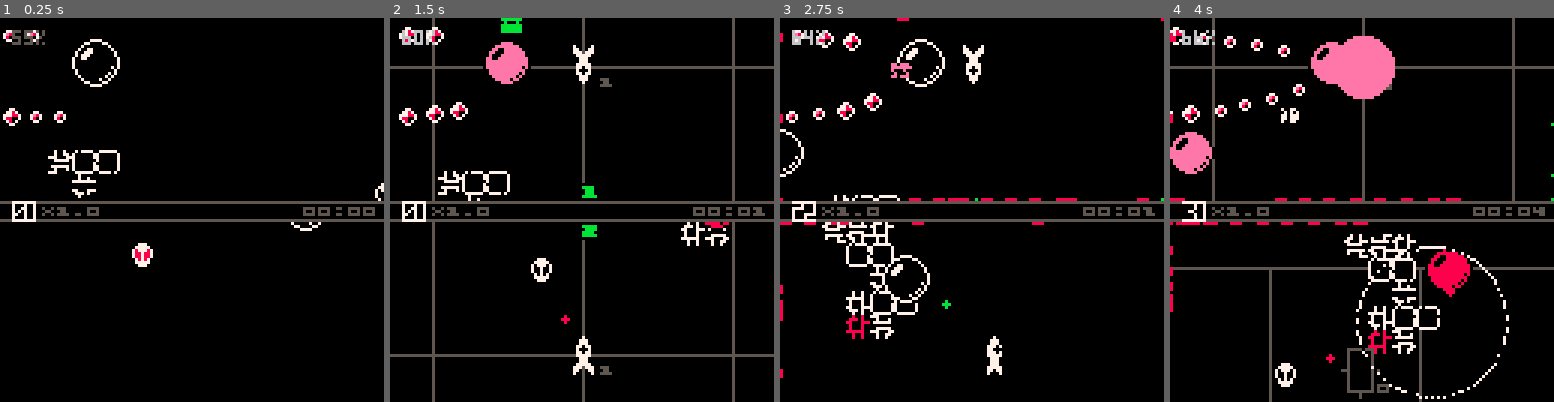
Above: before the commit, frames 1-4 (left to right).
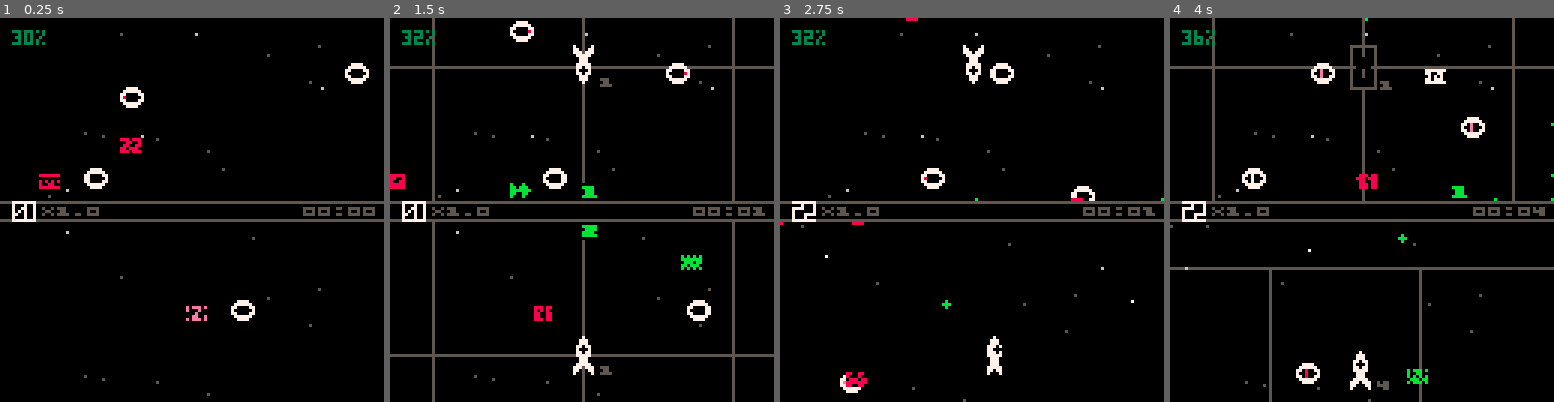
Above: after the commit, the same moments.

Repository: catnipped/friendlyfire
Game: PICO-8 cartridge friendlyfire.p8
Same seed, same stepped clock (60 frames per second), same inputs: the game is played once before the commit and once after it.
Inputs:
- Up to frame 1 (0.25 s): no input
- Up to frame 2 (1.5 s): tap X (X key) at 0.33, 1.07 s; tap O (Z key) at 0.7 s
- Up to frame 3 (2.75 s): hold Right 1.6-2.1 s; tap O (Z key) at 1.7, 2.1, 2.5 s; tap X (X key) at 1.85 s; hold Up 2.15-2.42 s; hold Right from 2.47 s (still down)
- Up to frame 4 (4 s): tap O (Z key) at 2.9, 3.3, 3.7 s; tap X (X key) at 2.97 s; release Right at 3.03 s; hold Left 3.08-3.58 s; hold Down 3.63-3.97 s

The runs differ from the first frame. In frame 1, 3.0% of the frame differs, in the area x 0-100%, y 3-99%; in frame 2, 4.1%; in frame 3, 4.7%; in frame 4, 10%, in the area x 0-89%, y 0-100%.

Commit message:
wavesystem pass

Diff:
--- a/friendlyfire.p8
+++ b/friendlyfire.p8
@@ -91,7 +91,7 @@
 		projectiles = {},
 		animations = {},
 		time = 0,
-		difficulty = 15
+		difficulty = 1
 	}
 
 	printh("init")
@@ -200,7 +200,7 @@
 end
 
 function wavesystem(state)
-	local enemies = {"alien","robot","spacetrash","orb","snake"}
+	local enemies = {"alien","robot","orb"}
 	local state = state
 	local time = state.time
 	local spawn = false
@@ -220,42 +220,34 @@
 		printh("enem:"..#state.enemies)
 	end
 	while (every(60*(mid(2,difficulty,15))) or spawn) and #state.enemies+#things < 0+mid(5,difficulty,30) and stat(1) < 0.9 do
-	 	if difficulty < 2 then
-	 		add(things,"robot")
+	 	local origin = {const.bounds[2].x + rnd(200),const.bounds[2].y + rnd(200)}
+		 if difficulty < 2 then
+	 		add(things,spawnenemy(origin,"robot",state))
 	 	elseif difficulty < 4 then
-	 		add(things,enemies[2+flr(rnd(2))])
+	 		local enemy = enemies[1+flr(rnd(2))]
+			add(things,spawnenemy(origin,enemy,state))
 		elseif difficulty < 5 then
-			add(things,"snake")
+			things = generatesnake(3+min(5,flr(rnd(difficulty))),origin,const.vector.right,things)
 		elseif difficulty < 6 then
-			add(things,"alien")
-			add(things,"alien")
-			add(things,"spacetrash")
+			add(things,spawnenemy(origin,"alien",state))
+			add(things,spawnenemy(origin,"alien",state))
+			things = generatespacetrash(3+min(5,flr(rnd(difficulty))),origin,things)
 		elseif difficulty < 9 then
-			add(things,"robot")
-			add(things,"orb")
+			add(things,spawnenemy(origin,"robot",state))
+			add(things,spawnenemy(origin,"orb",state))
 		elseif difficulty < 10 then
-			add(things,"snake")
-			add(things,"snake")
+
+			things = generatespacetrash(3+min(5,flr(rnd(difficulty))),origin,things)
 		else
-			add(things,enemies[1+flr(rnd(#enemies))])
+			local enemy = enemies[1+flr(rnd(#enemies))]
+			add(things,spawnenemy(origin,enemy,state))
 		end
 		if #state.enemies+#things > mid(5,difficulty,20) then
 			printh("enem:"..#state.enemies+#things)
 		end
 	end
 	for thing in all(things) do
-		if thing == "spacetrash" then
-			local origin = {const.bounds[2].x + rnd(200),const.bounds[2].y + rnd(200)}
-
-				state.enemies = generatespacetrash(3+min(5,flr(rnd(difficulty))),origin,state.enemies)
-			elseif thing == "snake" then
-				local origin = {const.bounds[2].x + rnd(200),const.bounds[2].y + rnd(200)}
-				state.enemies = generatesnake(5+min(flr(difficulty/4),5),origin,const.vector.right,state.enemies)
-			elseif thing then
-				local origin = {const.bounds[2].x + rnd(200),const.bounds[2].y + rnd(200)}
-
-				add(state.enemies, spawnenemy(origin,thing,state))
-			end
+		add(state.enemies,thing)
 	end
 	return state
 end
